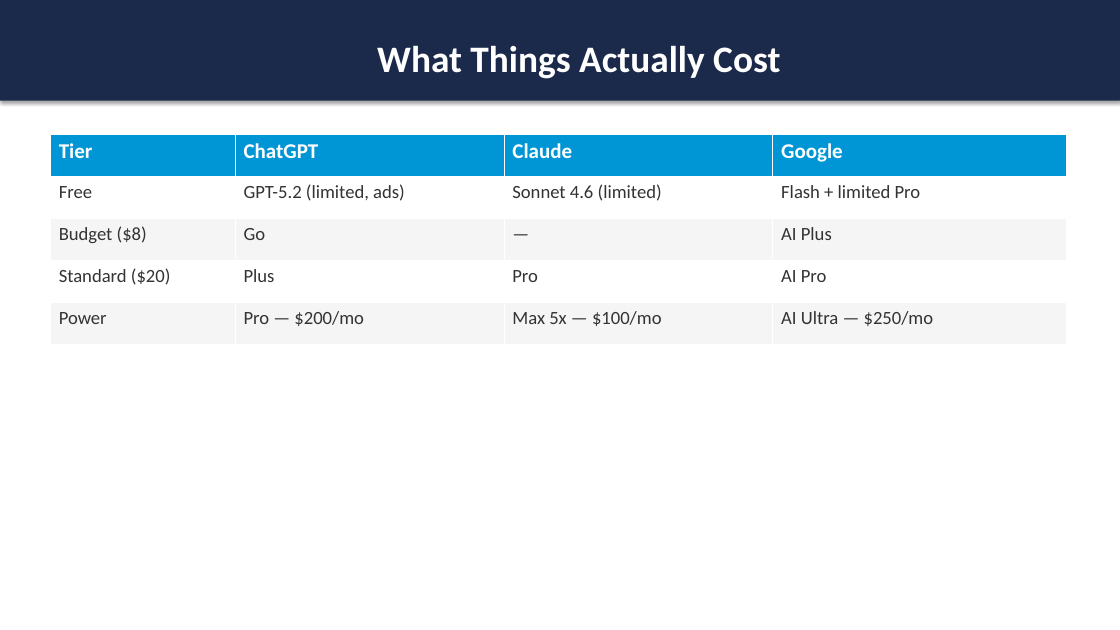
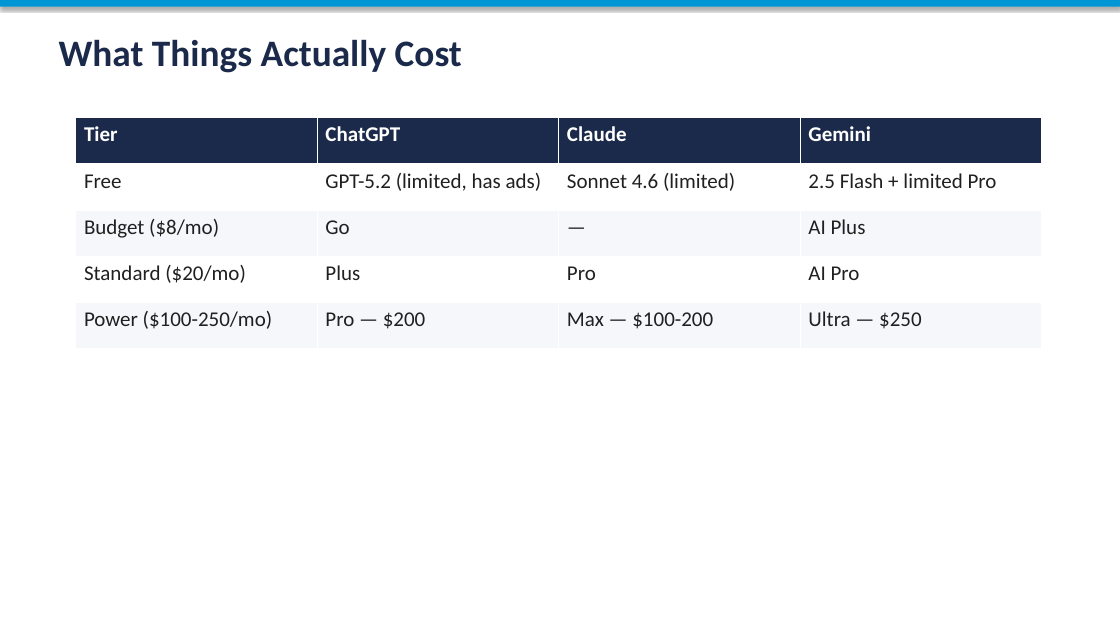
Before and after one commit to toroleapinc/cut-the-crap, a slide deck: slide 7 of general/cut-the-crap-general.pptx (slide 8 before the commit). Drawn at 1120x630 pixels with LibreOffice and Linux fonts; fonts in the diff are those of the drawing. Boxes give left, top, right and bottom in pixels: in the first picture for what was removed or moved away, otherwise in the second. Text is boxed around its words. In the diff, an @@ line names an element or a change of style, - is before the commit and + after.

```diff
--- a/general/cut-the-crap-general.pptx
+++ b/general/cut-the-crap-general.pptx
@@ rectangle added at <box>0,0,1120,7</box>, fill #0096D6 @@
@@ text "What Things Actually Cost": place and size @@
-text "What Things Actually Cost" at <box>0,0,1120,101</box>
+text "What Things Actually Cost" at <box>59,39,462,73</box>
@@ text "What Things Actually Cost" at <box>59,39,462,73</box>: text colour #FFFFFF to #1B2A4A; alignment centre to left; vertical alignment middle to top; fill #1B2A4A to none; shadow off @@
@@ table at <box>76,118,1044,349</box> @@
-row 1, column 4: Google
+row 1, column 4: Gemini
-row 2, column 2: GPT-5.2 (limited, ads)
+row 2, column 2: GPT-5.2 (limited, has ads)
-row 2, column 4: Flash + limited Pro
+row 2, column 4: 2.5 Flash + limited Pro
-row 3, column 1: Budget ($8)
+row 3, column 1: Budget ($8/mo)
-row 4, column 1: Standard ($20)
+row 4, column 1: Standard ($20/mo)
-row 5: Power | Pro — $200/mo | Max 5x — $100/mo | AI Ultra — $250/mo
+row 5: Power ($100-250/mo) | Pro — $200 | Max — $100-200 | Ultra — $250
@@ fill #0096D6 to #1B2A4A in row 1 @@
@@ fill #F5F5F5 to #F5F7FA in 8 cells @@
@@ size 16 to 18 pt, text colour #333333 to #202020 in "Free", "Sonnet 4.6 (limited)", "Go", "—" and 4 more places @@
@@ table: place and size @@
-table at <box>50,134,1067,344</box>
+table at <box>76,118,1044,349</box>
```
Also in this commit, not shown: 15 other slides changed, 9 slides added, 12 slides removed, 1 other file.
